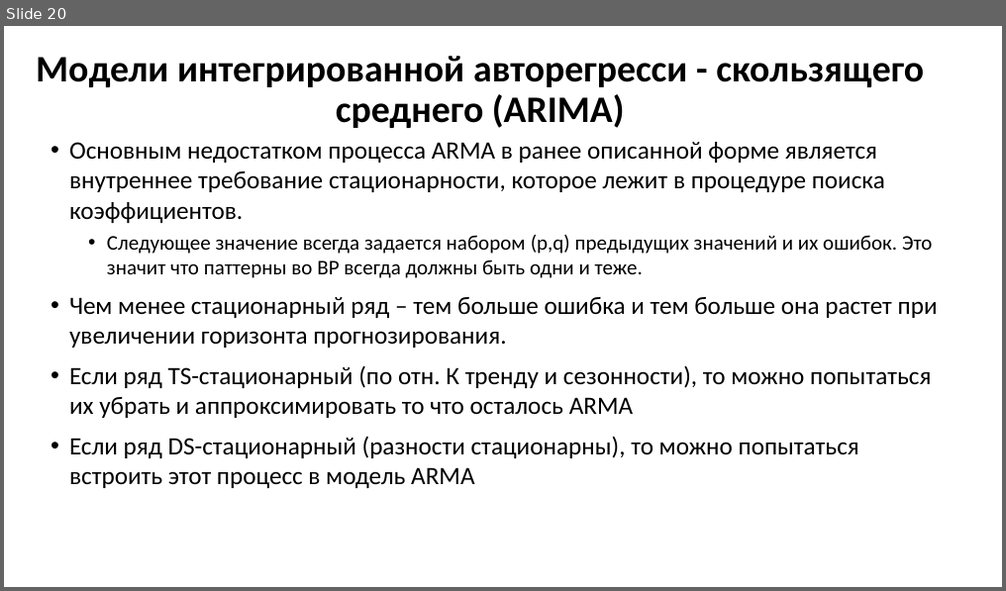
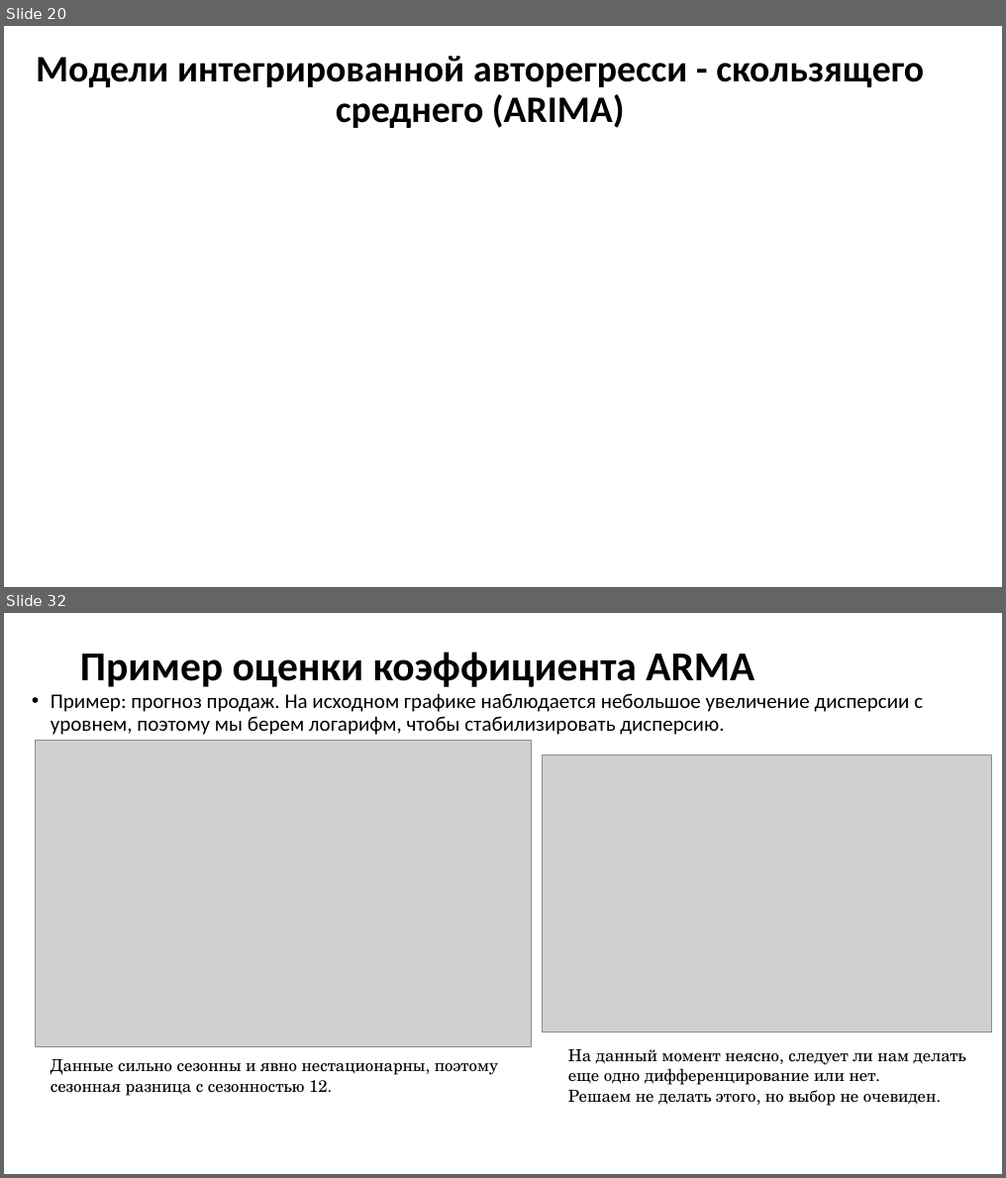
Before and after one commit to MVRonkin/TimeSeriesCourse, a slide deck: 2025/LEC/04-1 ARIMA new.pptx. Shown one above the other, each under a label of ours: slide 20 before the commit, slides 20 and 32 after it; the slides between them are not shown. The pictures are 1006x591 and 1006x1178 pixels, drawn with LibreOffice and Linux fonts; fonts in the diff are those of the drawing; grey boxes stand for pictures. Boxes give left, top, right and bottom in pixels: in the first picture for what was removed or moved away, otherwise in the second. Text is boxed around its words. In the diff, an @@ line names an element or a change of style, - is before the commit and + after.

```diff
--- a/2025/LEC/04-1 ARIMA new.pptx
+++ b/2025/LEC/04-1 ARIMA new.pptx
@@ slide 32 added at (4, 613, 1002, 1174), background #FFFFFF @@
@@ title added at (80, 652, 754, 687), 39.6 pt, text #000000, bold @@
+Пример оценки коэффициента ARMA
@@ text added at (51, 693, 923, 735), 20 pt, text #000000 @@
+• Пример: прогноз продаж. На исходном графике наблюдается небольшое увеличение дисперсии с уровнем, поэтому мы берем логарифм, чтобы стабилизировать дисперсию.
@@ picture added at (36, 741, 531, 1047) @@
@@ picture added at (543, 756, 991, 1032) @@
@@ text added at (568, 1050, 966, 1106), 16 pt, text #000000 @@
+На данный момент неясно, следует ли нам делать еще одно дифференцирование или нет.
+Решаем не делать этого, но выбор не очевиден.
@@ text added at (51, 1059, 498, 1096), 16 pt, text #000000 @@
+Данные сильно сезонны и явно нестационарны, поэтому сезонная разница с сезонностью 12.
@@ slide 20 changed as well @@
@@ text removed at (69, 142, 938, 488) @@
-• Основным недостатком процесса ARMA в ранее описанной форме является внутреннее требование стационарности, которое лежит в процедуре поиска коэффициентов.
-  • Следующее значение всегда задается набором (p,q) предыдущих значений и их ошибок. Это значит что паттерны во ВР всегда должны быть одни и теже.
-• Чем менее стационарный ряд – тем больше ошибка и тем больше она растет при увеличении горизонта прогнозирования.
-• Если ряд TS-стационарный (по отн. К тренду и сезонности), то можно попытаться их убрать и аппроксимировать то что осталось ARMA
-• Если ряд DS-стационарный (разности стационарны), то можно попытаться встроить этот процесс в модель ARMA
```
Also in this commit, not shown: 5 other slides changed, 32 other slides added.
